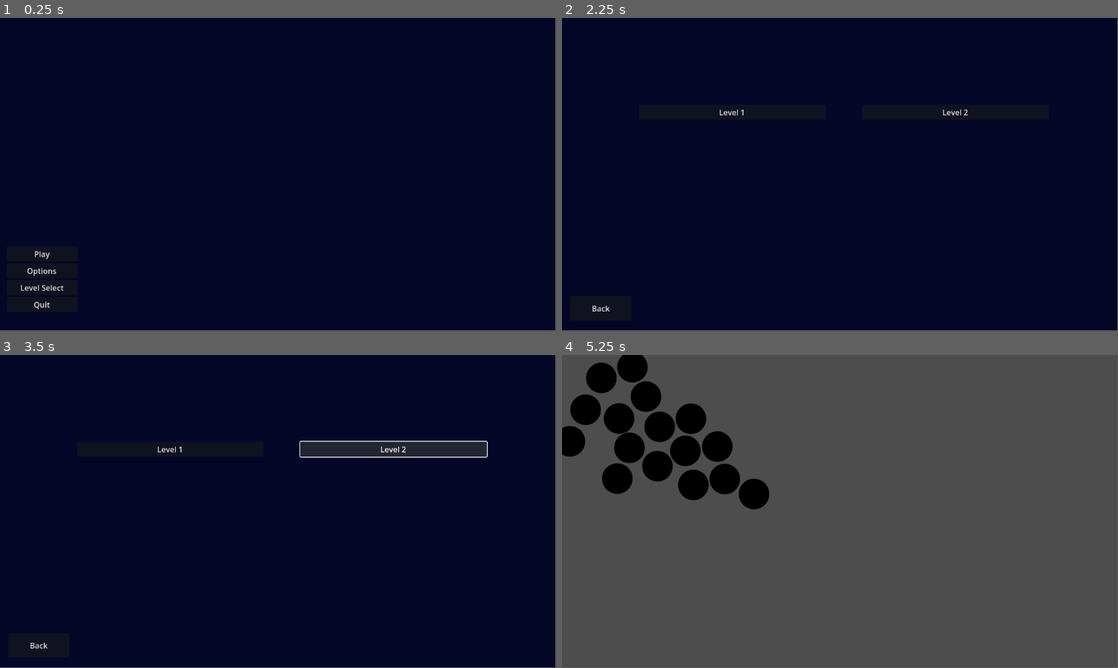
Above: before the commit, frames 1-4 (two rows, left to right).
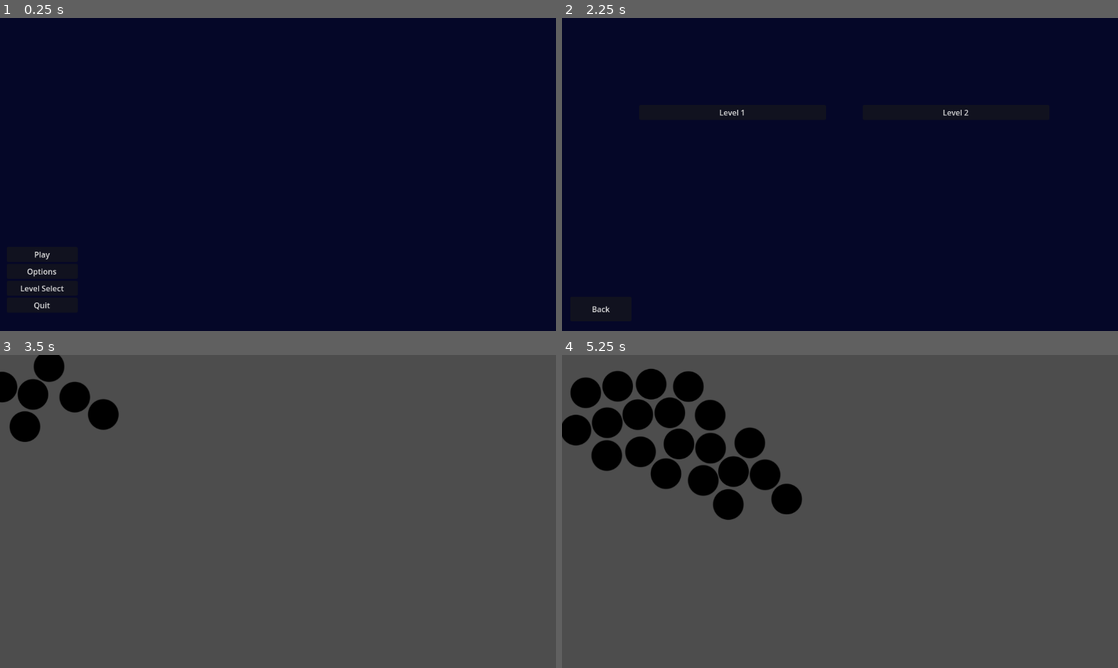
Above: after the commit, the same moments.

Repository: Joseph-Cloud/LittleGuysTheVisualExperience
Game: Godot game, scene res://Menu/Scenes/Main_menu.tscn
Two runs of this game, one before a commit and one after it. Both use one fixed random seed, a clock stepped at 60 frames per second and the inputs below.
Inputs (mouse positions are in pixels of both pictures, inside the frame that each line leads up to):
- Up to frame 1 (0.25 s): no input
- Up to frame 2 (2.25 s): click "Options" at 0.5 s; click "Back" at 1.25 s; click "Level Select" at 2 s
- Up to frame 3 (3.5 s): click "Level 2" at 2.75 s
- Up to frame 4 (5.25 s): click (734, 448) at 3.5 s, where only the run before the commit has a clickable "Level 1"; move the mouse to (962, 495) at 4.27 s; move the mouse to (728, 527) at 5.02 s
In our replay, the window is 799x449 before the commit and 800x450 after it. These sizes can differ from the game's own. Grey fills any space a smaller window leaves; there, only what the larger window draws over its background counts as a difference.

The runs differ from the first frame. In frame 1, 0.2% of the frame differs, in the area x 3-12%, y 74-94%; in frame 2, 0.1%; in frame 3, 100%, in the area x 0-100%, y 0-100%; in frame 4, 8.2%.

Commit message:
Menu-improvments

Diff:
--- a/Levels/Scene_1.tscn
+++ b/Levels/Scene_1.tscn
@@ -1,3 +1,18 @@
-[gd_scene format=3 uid="uid://o30d5gbodc7r"]
+[gd_scene load_steps=4 format=3 uid="uid://o30d5gbodc7r"]
+
+[ext_resource type="Script" path="res://Scripts/LevelManager/level-manager.gd" id="1_5wea0"]
+[ext_resource type="PackedScene" uid="uid://clc3r2c65aig4" path="res://Levels/UI/pause-menu.tscn" id="2_eibbs"]
+[ext_resource type="PackedScene" uid="uid://sg8o6c6pi48e" path="res://LittleGuys/little_guy_handler.tscn" id="3_625xd"]
 
 [node name="Scene_1" type="Node2D"]
+script = ExtResource("1_5wea0")
+
+[node name="pause-menu" parent="." instance=ExtResource("2_eibbs")]
+visible = false
+offset_left = 2.0
+offset_top = 2.0
+offset_right = 2.0
+offset_bottom = 2.0
+
+[node name="LittleGuyHandler" parent="." instance=ExtResource("3_625xd")]
+position = Vector2(60, 80)
--- /dev/null
+++ b/Levels/UI/pause-menu.tscn
@@ -0,0 +1,55 @@
+[gd_scene load_steps=2 format=3 uid="uid://clc3r2c65aig4"]
+
+[ext_resource type="Script" path="res://Levels/UI/pause-script.gd" id="1_nbgj5"]
+
+[node name="pause-menu" type="Control"]
+top_level = true
+light_mask = 512
+visibility_layer = 512
+layout_mode = 3
+anchors_preset = 15
+anchor_right = 1.0
+anchor_bottom = 1.0
+grow_horizontal = 2
+grow_vertical = 2
+script = ExtResource("1_nbgj5")
+
+[node name="VBoxContainer" type="VBoxContainer" parent="."]
+layout_mode = 1
+anchors_preset = 8
+anchor_left = 0.5
+anchor_top = 0.5
+anchor_right = 0.5
+anchor_bottom = 0.5
+offset_left = -161.0
+offset_top = -118.0
+offset_right = 161.0
+offset_bottom = 118.0
+grow_horizontal = 2
+grow_vertical = 2
+
+[node name="Pause-text" type="Label" parent="VBoxContainer"]
+layout_mode = 2
+text = "Paused"
+horizontal_alignment = 1
+
+[node name="Home" type="Button" parent="VBoxContainer"]
+layout_mode = 2
+text = "Home"
+
+[node name="Options" type="Button" parent="VBoxContainer"]
+layout_mode = 2
+text = "Options"
+
+[node name="Close" type="Button" parent="VBoxContainer"]
+layout_mode = 2
+text = "Resume"
+
+[node name="Quit_button" type="Button" parent="VBoxContainer"]
+layout_mode = 2
+text = "Quit"
+
+[connection signal="pressed" from="VBoxContainer/Home" to="." method="_on_home_pressed"]
+[connection signal="pressed" from="VBoxContainer/Options" to="." method="_on_options_pressed"]
+[connection signal="button_up" from="VBoxContainer/Close" to="." method="_on_close_button_up"]
+[connection signal="button_up" from="VBoxContainer/Quit_button" to="." method="_on_quit_button_button_up"]
--- /dev/null
+++ b/Levels/UI/pause-script.gd
@@ -0,0 +1,21 @@
+extends Node
+#functionality for the buttons in the pause menu
+
+@onready var main = $"../"
+
+func _on_home_pressed():
+	Engine.time_scale = 1
+	get_tree().change_scene_to_file("res://Menu/Scenes/Main_menu.tscn")
+	print("Loading Menu")
+
+
+func _on_quit_button_button_up():
+	get_tree().quit()
+
+
+func _on_options_pressed():
+	print("Need to work on this, will get this going once we get sound working")
+
+
+func _on_close_button_up():
+	main.pauseMenu()
--- a/Levels/test_level.tscn
+++ b/Levels/test_level.tscn
@@ -1,8 +1,14 @@
-[gd_scene load_steps=2 format=3 uid="uid://de54p4xke0n5l"]
+[gd_scene load_steps=4 format=3 uid="uid://8mgagv45o36s"]
 
+[ext_resource type="PackedScene" uid="uid://clc3r2c65aig4" path="res://Levels/UI/pause-menu.tscn" id="1_5oica"]
+[ext_resource type="Script" path="res://Scripts/LevelManager/level-manager.gd" id="1_sy5b5"]
 [ext_resource type="PackedScene" uid="uid://sg8o6c6pi48e" path="res://LittleGuys/little_guy_handler.tscn" id="1_u4ncu"]
 
 [node name="TestLevel" type="Node2D"]
+script = ExtResource("1_sy5b5")
+
+[node name="pause-menu" parent="." instance=ExtResource("1_5oica")]
+visible = false
 
 [node name="LittleGuyHandler" parent="." instance=ExtResource("1_u4ncu")]
 position = Vector2(96, 116)
--- a/Menu/Scenes/Level_select_menu.tscn
+++ b/Menu/Scenes/Level_select_menu.tscn
@@ -12,6 +12,7 @@
 script = ExtResource("1_fy82h")
 
 [node name="ColorRect" type="ColorRect" parent="."]
+layout_mode = 0
 offset_right = 1157.0
 offset_bottom = 653.0
 color = Color(0.0196078, 0.027451, 0.156863, 1)
@@ -28,6 +29,7 @@
 text = "Level 1"
 
 [node name="VBoxContainer2" type="VBoxContainer" parent="."]
+layout_mode = 0
 offset_left = 623.0
 offset_top = 180.0
 offset_right = 1010.0
@@ -38,6 +40,7 @@
 text = "Level 2"
 
 [node name="Back" type="Button" parent="."]
+layout_mode = 0
 offset_left = 17.0
 offset_top = 577.0
 offset_right = 144.0
@@ -45,4 +48,5 @@
 text = "Back"
 
 [connection signal="pressed" from="VBoxContainer/Level 1" to="." method="_on_level_1_pressed"]
+[connection signal="pressed" from="VBoxContainer2/Level 2" to="." method="_on_level_2_pressed"]
 [connection signal="pressed" from="Back" to="." method="_on_back_pressed"]
--- a/Menu/Scenes/Options_menu.tscn
+++ b/Menu/Scenes/Options_menu.tscn
@@ -12,16 +12,19 @@
 script = ExtResource("1_oxaw2")
 
 [node name="ColorRect" type="ColorRect" parent="."]
+layout_mode = 0
 offset_right = 1157.0
 offset_bottom = 653.0
 color = Color(0.0196078, 0.027451, 0.156863, 1)
 
 [node name="ColorRect" type="ColorRect" parent="ColorRect"]
+layout_mode = 0
 offset_right = 1157.0
 offset_bottom = 653.0
 color = Color(0.0196078, 0.027451, 0.156863, 1)
 
 [node name="VBoxContainer" type="VBoxContainer" parent="ColorRect"]
+layout_mode = 0
 offset_left = 414.0
 offset_top = 130.0
 offset_right = 735.0
--- a/Menu/Scripts/Level_select.gd
+++ b/Menu/Scripts/Level_select.gd
@@ -1,9 +1,4 @@
 extends Node
-
-
-# Called when the node enters the scene tree for the first time.
-func _ready():
-	pass # Replace with function body.
 
 
 func _on_back_pressed():
@@ -14,3 +9,8 @@
 func _on_level_1_pressed():
 	get_tree().change_scene_to_file("res://Levels/test_level.tscn")
 	print("Loading test_level.tscn")
+
+
+func _on_level_2_pressed():
+	get_tree().change_scene_to_file("res://Levels/Scene_1.tscn")
+	print("Loading Scene_1.tscn")
--- a/Menu/Scripts/Options.gd
+++ b/Menu/Scripts/Options.gd
@@ -1,15 +1,4 @@
 extends Node
-
-
-# Called when the node enters the scene tree for the first time.
-func _ready():
-	pass # Replace with function body.
-
-
-# Called every frame. 'delta' is the elapsed time since the previous frame.
-func _process(delta):
-	pass
-
 
 func _on_back_pressed():
 	get_tree().change_scene_to_file("res://Menu/Scenes/Main_menu.tscn")
--- /dev/null
+++ b/Scripts/LevelManager/level-manager.gd
@@ -0,0 +1,22 @@
+extends Node
+
+#This script will hold information for level variables and pause functionality
+
+@onready var pause_menu = $"pause-menu"
+var paused = false
+
+
+
+func _process(delta):
+	if Input.is_action_just_pressed("pause"):
+		pauseMenu()
+
+func pauseMenu():
+	if paused:
+		pause_menu.hide()
+		Engine.time_scale = 1
+	else:
+		pause_menu.show()
+		Engine.time_scale = 0
+
+	paused = !paused
--- a/project.godot
+++ b/project.godot
@@ -19,6 +19,18 @@
 
 Global="*res://global.gd"
 
+[display]
+
+window/stretch/mode="viewport"
+
 [dotnet]
 
 project/assembly_name="Little Guys the Visual Experience"
+
+[input]
+
+pause={
+"deadzone": 0.5,
+"events": [Object(InputEventKey,"resource_local_to_scene":false,"resource_name":"","device":0,"window_id":0,"alt_pressed":false,"shift_pressed":false,"ctrl_pressed":false,"meta_pressed":false,"pressed":false,"keycode":0,"physical_keycode":4194305,"key_label":0,"unicode":0,"echo":false,"script":null)
+]
+}
